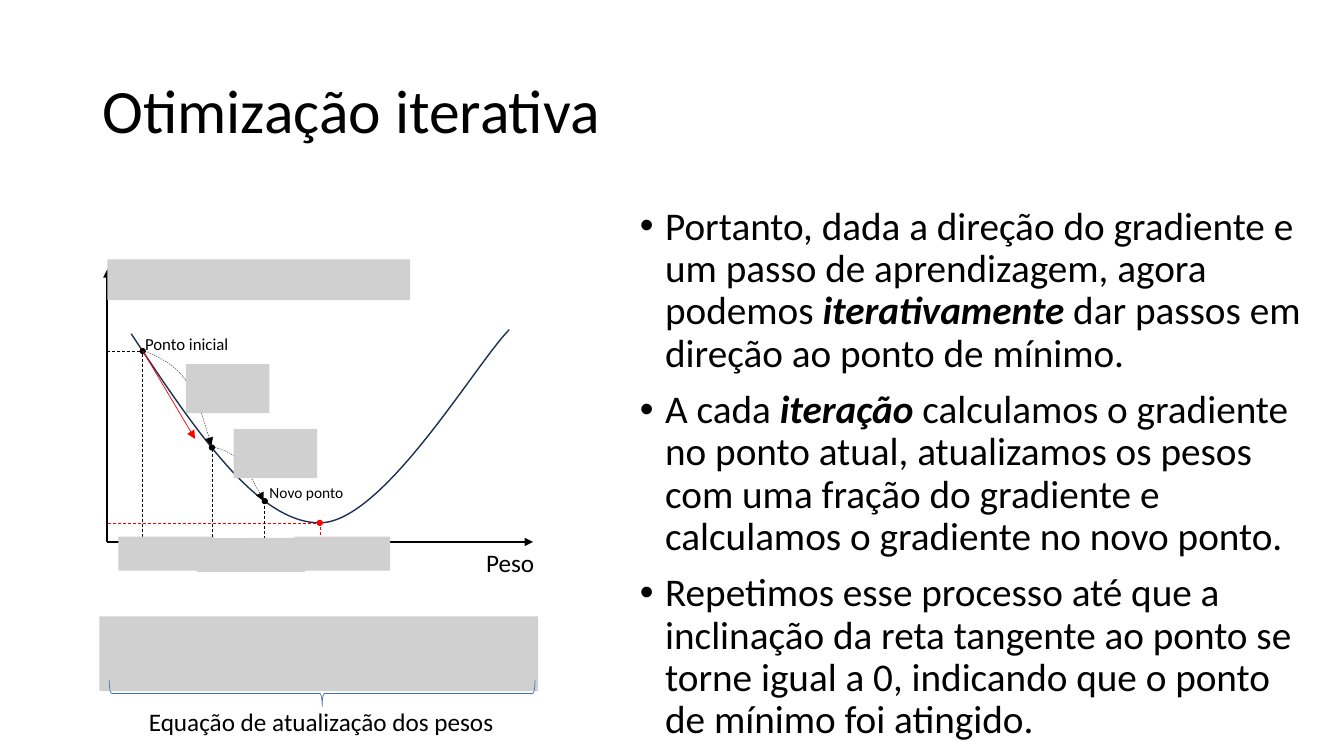
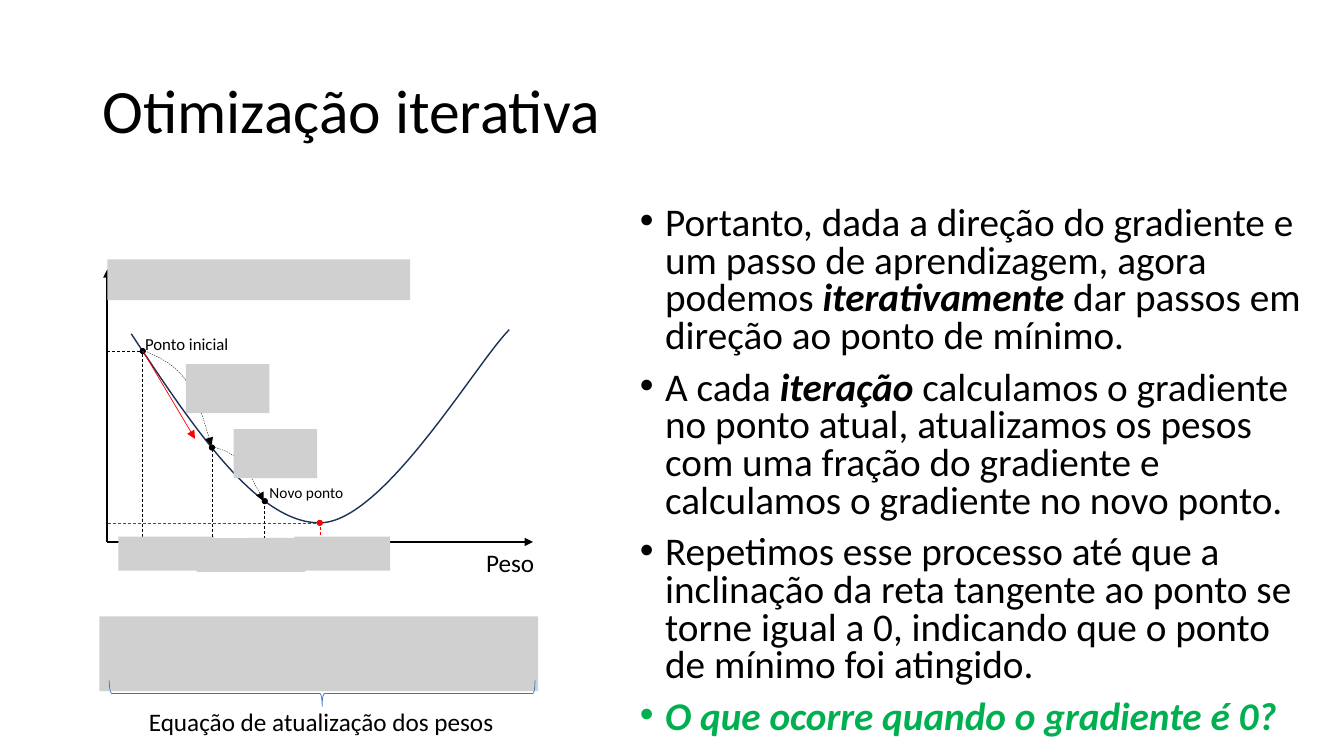
Before and after one commit to zz4fap/tp557-iot-ml, a slide deck: slide 11 of slides/TP557_6_Minimizando_o_erro.pptx. Drawn at 1344x756 pixels with LibreOffice and Linux fonts; fonts in the diff are those of the drawing; grey boxes stand for pictures. Boxes give left, top, right and bottom in pixels: in the first picture for what was removed or moved away, otherwise in the second. Text is boxed around its words. In the diff, an @@ line names an element or a change of style, - is before the commit and + after.

Commit message:
update of slides

```diff
--- a/slides/TP557_6_Minimizando_o_erro.pptx
+++ b/slides/TP557_6_Minimizando_o_erro.pptx
@@ text at <box>665,208,1301,685</box>: line spacing 0.9 to 0.8 @@
@@ text at <box>665,702,1277,737</box>: paragraph added @@
+• O que ocorre quando o gradiente é 0?
```
Also in this commit, not shown: 4 other slides changed, 5 slides added.
